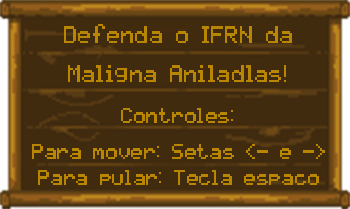
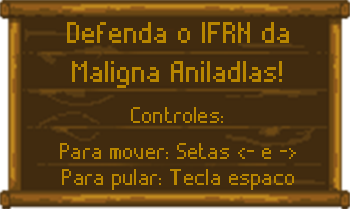
Before/after of a 350px x 209px layered artwork. What changed in the layer stack:
painted on "Para pular: Tecla espaco" over [38, 169, 319, 190]
painted on "Controles:" over [121, 107, 233, 123]
painted on "Para mover: Setas <- e ->" over [32, 143, 325, 159]
painted on "Maligna Aniladlas!" over [68, 61, 286, 88]
painted on "Defenda o IFRN da" over [64, 22, 292, 43]
